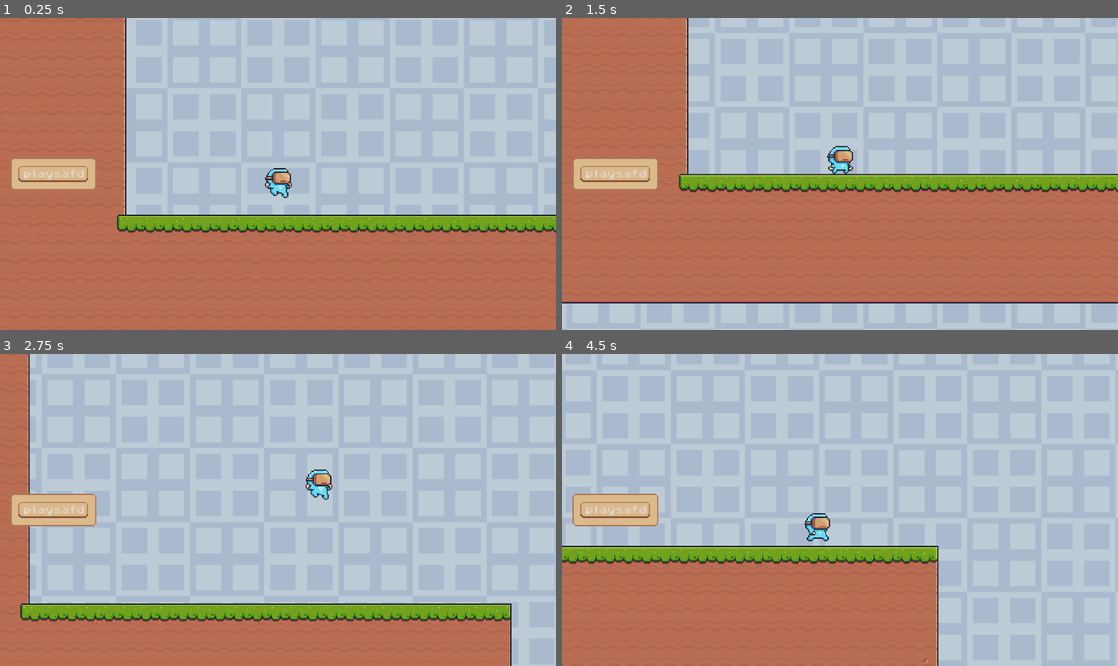
Above: before the commit, frames 1-4 (two rows, left to right).
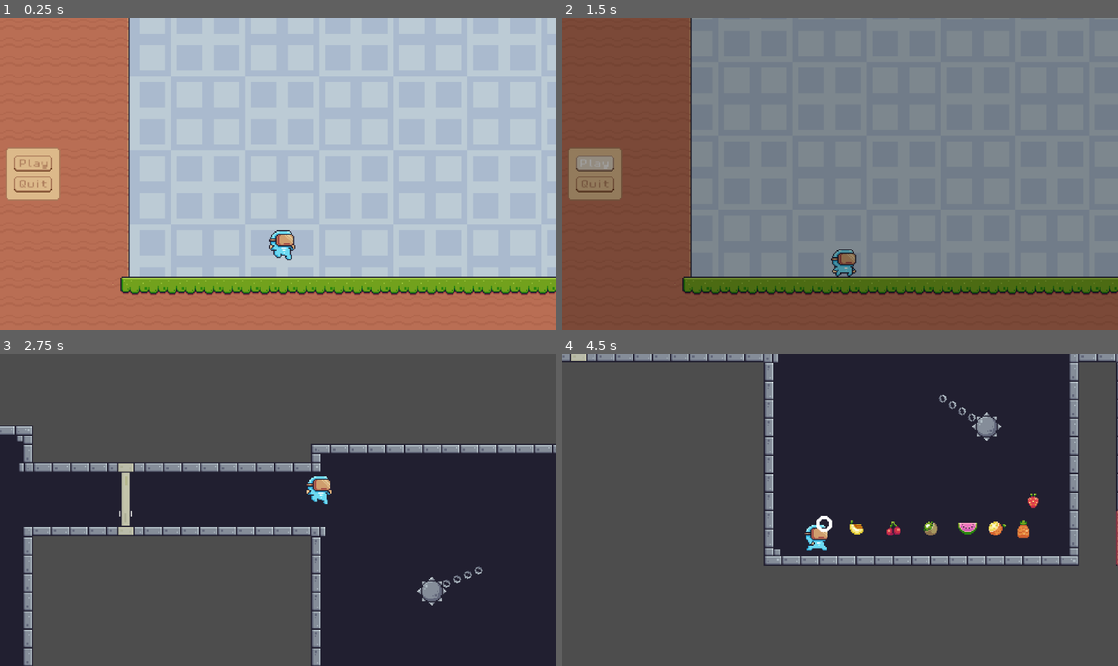
Above: after the commit, the same moments.

Repository: bennytha/platformer
Game: Godot game, scene res://game/screens/start_screen.tscn
Two runs of this game, one before a commit and one after it. Both use one fixed random seed, a clock stepped at 60 frames per second and the inputs below.
Inputs (mouse positions are in pixels of both pictures, inside the frame that each line leads up to):
- Up to frame 1 (0.25 s): no input
- Up to frame 2 (1.5 s): click (617, 174) at 0.5 s, where only the run before the commit has a clickable "playsafd"; click (595, 164) at 1.25 s, where only the run after the commit has a clickable "Play"
- Up to frame 3 (2.75 s): hold D (move_right) from 2.03 s (still down); tap Space (jump) at 2.1, 2.27, 2.57 s
- Up to frame 4 (4.5 s): tap E (interact) at 2.85, 4.35 s; tap Space (jump) at 3.02, 3.05, 3.32, 3.6 s; release D (move_right) at 3.53 s; hold A (move_left) 3.53-4.28 s; hold D (move_right) from 4.28 s (still down)

The runs differ from the first frame. In frame 1, 22% of the frame differs, in the area x 1-100%, y 0-89%; in frame 2, 100%, in the area x 0-100%, y 0-100%; in frame 3, 99%; in frame 4, 99%.

Commit message:
added screen transaction effect

Diff:
--- /dev/null
+++ b/autoload/scene/scene_changer/scene_changer.gd
@@ -0,0 +1,30 @@
+extends CanvasLayer
+
+@onready var animation_player: AnimationPlayer = $AnimationPlayer
+@onready var color_rect: ColorRect = $ColorRect
+
+func _ready() -> void:
+	# Ensure the screen is transparent when the game boots up
+	color_rect.modulate.a = 0.0
+	color_rect.mouse_filter = Control.MOUSE_FILTER_IGNORE
+
+func change_scene(target_scene_path: String) -> void:
+	# 1. Block mouse inputs so the player can't click buttons mid-transition
+	color_rect.mouse_filter = Control.MOUSE_FILTER_STOP
+
+	# 2. Play the fade out animation
+	animation_player.play("fade_to_black")
+	await animation_player.animation_finished
+
+	# 3. Swap the scene behind the black screen
+	get_tree().change_scene_to_file(target_scene_path)
+
+	# 4. Wait a brief moment for the new scene to initialize
+	await get_tree().process_frame
+
+	# 5. Play the fade in animation
+	animation_player.play("fade_from_black")
+	await animation_player.animation_finished
+
+	# 6. Allow mouse inputs again
+	color_rect.mouse_filter = Control.MOUSE_FILTER_IGNORE
--- /dev/null
+++ b/autoload/scene/scene_changer/scene_changer.tscn
@@ -0,0 +1,73 @@
+[gd_scene format=3 uid="uid://cqi6n45pfs3ne"]
+
+[ext_resource type="Script" uid="uid://etilq2g0fofs" path="res://autoload/scene/scene_changer/scene_changer.gd" id="1_703mv"]
+
+[sub_resource type="Animation" id="Animation_vllno"]
+length = 0.001
+tracks/0/type = "value"
+tracks/0/imported = false
+tracks/0/enabled = true
+tracks/0/path = NodePath("ColorRect:modulate")
+tracks/0/interp = 1
+tracks/0/loop_wrap = true
+tracks/0/keys = {
+"times": PackedFloat32Array(0),
+"transitions": PackedFloat32Array(1),
+"update": 0,
+"values": [Color(1, 1, 1, 0)]
+}
+
+[sub_resource type="Animation" id="Animation_26gec"]
+resource_name = "fade_from_black"
+length = 0.5
+tracks/0/type = "value"
+tracks/0/imported = false
+tracks/0/enabled = true
+tracks/0/path = NodePath("ColorRect:modulate")
+tracks/0/interp = 1
+tracks/0/loop_wrap = true
+tracks/0/keys = {
+"times": PackedFloat32Array(0, 0.5),
+"transitions": PackedFloat32Array(1, 1),
+"update": 0,
+"values": [Color(1, 1, 1, 1), Color(1, 1, 1, 0)]
+}
+
+[sub_resource type="Animation" id="Animation_v7u36"]
+resource_name = "fade_to_black"
+length = 0.5
+tracks/0/type = "value"
+tracks/0/imported = false
+tracks/0/enabled = true
+tracks/0/path = NodePath("ColorRect:modulate")
+tracks/0/interp = 1
+tracks/0/loop_wrap = true
+tracks/0/keys = {
+"times": PackedFloat32Array(0, 0.5),
+"transitions": PackedFloat32Array(1, 1),
+"update": 0,
+"values": [Color(1, 1, 1, 0), Color(1, 1, 1, 1)]
+}
+
+[sub_resource type="AnimationLibrary" id="AnimationLibrary_7q0pw"]
+_data = {
+&"RESET": SubResource("Animation_vllno"),
+&"fade_from_black": SubResource("Animation_26gec"),
+&"fade_to_black": SubResource("Animation_v7u36")
+}
+
+[node name="SceneChanger" type="CanvasLayer" unique_id=950421287]
+layer = 100
+script = ExtResource("1_703mv")
+
+[node name="ColorRect" type="ColorRect" parent="." unique_id=1286564870]
+modulate = Color(1, 1, 1, 0)
+anchors_preset = 15
+anchor_right = 1.0
+anchor_bottom = 1.0
+grow_horizontal = 2
+grow_vertical = 2
+color = Color(0, 0, 0, 1)
+
+[node name="AnimationPlayer" type="AnimationPlayer" parent="." unique_id=723922173]
+libraries/ = SubResource("AnimationLibrary_7q0pw")
--- a/autoload/script/scene_changer.gd
+++ /dev/null
@@ -1,6 +0,0 @@
-extends Node
-
-# A helper function to change scenes safely
-func change_scene(target_scene_path: String) -> void:
-	# Deferred call ensures the current scene finishes its frame processing
-	get_tree().call_deferred("change_scene_to_file", target_scene_path)
--- a/common/components/input_component.gd
+++ b/common/components/input_component.gd
@@ -9,12 +9,23 @@
 	#jump_pressed = Input.is_action_just_pressed("jump")
 
 var x_axis: float = 0.0
+var input_enabled: bool = true
 
 func _process(_delta: float) -> void:
+	if not input_enabled:
+		x_axis = 0.0
+		return
+
 	x_axis = Input.get_axis("move_left", "move_right")
 
 func is_jump_just_pressed() -> bool:
+	if not input_enabled:
+		return false
+
 	return Input.is_action_just_pressed("jump")
 
 func is_jump_released() -> bool:
+	if not input_enabled:
+		return false
+
 	return Input.is_action_just_released("jump")
--- a/game/actors/player/player.gd
+++ b/game/actors/player/player.gd
@@ -6,6 +6,7 @@
 @onready var state_machine: StateMachine = $StateMachine
 @onready var animated_sprite_2d: AnimatedSprite2D = $AnimatedSprite2D
 @onready var health_component: HealthComponent = $HealthComponent
+@onready var camera_2d: Camera2D = $Camera2D
 
 signal player_respawn_ready
 
@@ -43,6 +44,18 @@
 			force_jump_state.custom_bounce_force = interaction_area.bounce_velocity
 			state_machine.on_child_transitioned('force_jump')
 
+func set_player_input_enabled(enabled: bool) -> void:
+	input_component.input_enabled = enabled
+	if not enabled:
+		input_component.x_axis = 0.0
+		velocity_component.velocity.x = 0.0
+
+func set_camera_enabled(enabled: bool) -> void:
+	if camera_2d:
+		camera_2d.enabled = enabled
+		if enabled:
+			camera_2d.make_current()
+
 func _on_player_death() -> void:
 	print("Player has run out of health!")
 	state_machine.on_child_transitioned('death')
--- a/game/levels/level.gd
+++ b/game/levels/level.gd
@@ -8,5 +8,6 @@
 
 func _on_player_respawn_ready() -> void:
 	# Clean up the old player instance and reload the level
-	player.queue_free()
-	get_tree().reload_current_scene()
+	#player.queue_free()
+	#get_tree().reload_current_scene()
+	SceneChanger.change_scene("res://game/screens/start_screen.tscn")
--- /dev/null
+++ b/game/screens/start_screen.gd
@@ -0,0 +1,6 @@
+extends Node2D
+@onready var player: CharacterBody2D = $Player
+
+func _ready() -> void:
+	player.set_camera_enabled(false)
+	player.set_player_input_enabled(false)
--- a/game/screens/start_screen.tscn
+++ b/game/screens/start_screen.tscn
@@ -1,11 +1,13 @@
 [gd_scene format=4 uid="uid://d3mwkhnywdy54"]
 
 [ext_resource type="TileSet" uid="uid://dts3kh5tm800q" path="res://resource/tilemap_set.tres" id="1_ek32t"]
-[ext_resource type="PackedScene" uid="uid://bh74km3jpwe8k" path="res://ui/Start_screen_menu.tscn" id="2_u7e0a"]
+[ext_resource type="Script" uid="uid://bfeg5lo1hammx" path="res://game/screens/start_screen.gd" id="1_slb1f"]
+[ext_resource type="PackedScene" uid="uid://bh74km3jpwe8k" path="res://game/screens/ui/Start_screen_menu.tscn" id="2_u7e0a"]
 [ext_resource type="PackedScene" uid="uid://f3alyb8v0p71" path="res://common/background.tscn" id="3_owhrv"]
 [ext_resource type="PackedScene" uid="uid://ddth18q1p1ihm" path="res://game/actors/player/player.tscn" id="4_pi4h5"]
 
 [node name="StartScreen" type="Node2D" unique_id=2091055228]
+script = ExtResource("1_slb1f")
 
 [node name="Background2" parent="." unique_id=1677267210 instance=ExtResource("3_owhrv")]
 scroll_offset = Vector2(1910, 1237)
--- a/ui/Start_screen_menu.tscn
+++ b/game/screens/ui/Start_screen_menu.tscn
@@ -1,5 +1,6 @@
 [gd_scene format=3 uid="uid://bh74km3jpwe8k"]
 
+[ext_resource type="Script" uid="uid://qf3l1wcpfeo0" path="res://game/screens/ui/start_screen_menu.gd" id="1_61rvq"]
 [ext_resource type="Theme" uid="uid://de3lxof8ce2pn" path="res://resource/theme_1.tres" id="1_b2fbu"]
 
 [node name="StartScreenMenu" type="Control" unique_id=923574595]
@@ -11,6 +12,8 @@
 grow_vertical = 2
 size_flags_horizontal = 3
 size_flags_vertical = 3
+script = ExtResource("1_61rvq")
+game_scene_path = "uid://cv64els3c33v6"
 
 [node name="MarginContainer" type="MarginContainer" parent="." unique_id=809783683]
 layout_mode = 1
@@ -19,7 +22,10 @@
 anchor_bottom = 1.0
 grow_horizontal = 2
 grow_vertical = 2
-theme_override_constants/margin_left = 9
+theme_override_constants/margin_left = 5
+theme_override_constants/margin_top = 5
+theme_override_constants/margin_right = 5
+theme_override_constants/margin_bottom = 5
 
 [node name="PanelContainer" type="PanelContainer" parent="MarginContainer" unique_id=1463027439]
 layout_mode = 2
@@ -37,6 +43,13 @@
 [node name="VBoxContainer" type="VBoxContainer" parent="MarginContainer/PanelContainer/MarginContainer" unique_id=537093307]
 layout_mode = 2
 
-[node name="Button" type="Button" parent="MarginContainer/PanelContainer/MarginContainer/VBoxContainer" unique_id=172288253]
+[node name="Play" type="Button" parent="MarginContainer/PanelContainer/MarginContainer/VBoxContainer" unique_id=172288253]
 layout_mode = 2
-text = "playsafd"
+text = "Play"
+
+[node name="Quit" type="Button" parent="MarginContainer/PanelContainer/MarginContainer/VBoxContainer" unique_id=214240791]
+layout_mode = 2
+text = "Quit"
+
+[connection signal="pressed" from="MarginContainer/PanelContainer/MarginContainer/VBoxContainer/Play" to="." method="_on_play_pressed"]
+[connection signal="pressed" from="MarginContainer/PanelContainer/MarginContainer/VBoxContainer/Quit" to="." method="_on_quit_pressed"]
--- /dev/null
+++ b/game/screens/ui/start_screen_menu.gd
@@ -0,0 +1,10 @@
+extends Control
+
+@export_file("*.tscn") var game_scene_path: String = "res://game/levels/level.tscn"
+
+func _on_play_pressed() -> void:
+	SceneChanger.change_scene(game_scene_path)
+
+
+func _on_quit_pressed() -> void:
+	get_tree().quit()
--- a/project.godot
+++ b/project.godot
@@ -17,7 +17,7 @@
 
 [autoload]
 
-SceneChanger="*uid://cy2p1voigv4ok"
+SceneChanger="*uid://cqi6n45pfs3ne"
 
 [display]
 
--- a/resource/theme_1.tres
+++ b/resource/theme_1.tres
@@ -40,6 +40,7 @@
 region_rect = Rect2(16, 1, 8, 8)
 
 [resource]
+Button/colors/font_color = Color(0.6666667, 0.4745098, 0.34901962, 1)
 Button/font_sizes/font_size = 8
 Button/fonts/font = ExtResource("1_5nyd2")
 Button/styles/hover = SubResource("StyleBoxTexture_7a652")
Not shown, added: autoload/scene/scene_changer/scene_changer.gd.uid
Not shown, removed: autoload/script/scene_changer.gd.uid
Not shown, added: game/screens/start_screen.gd.uid
Not shown, added: game/screens/ui/start_screen_menu.gd.uid
Not shown, changed: .DS_Store
Not shown, changed: assets/.DS_Store
